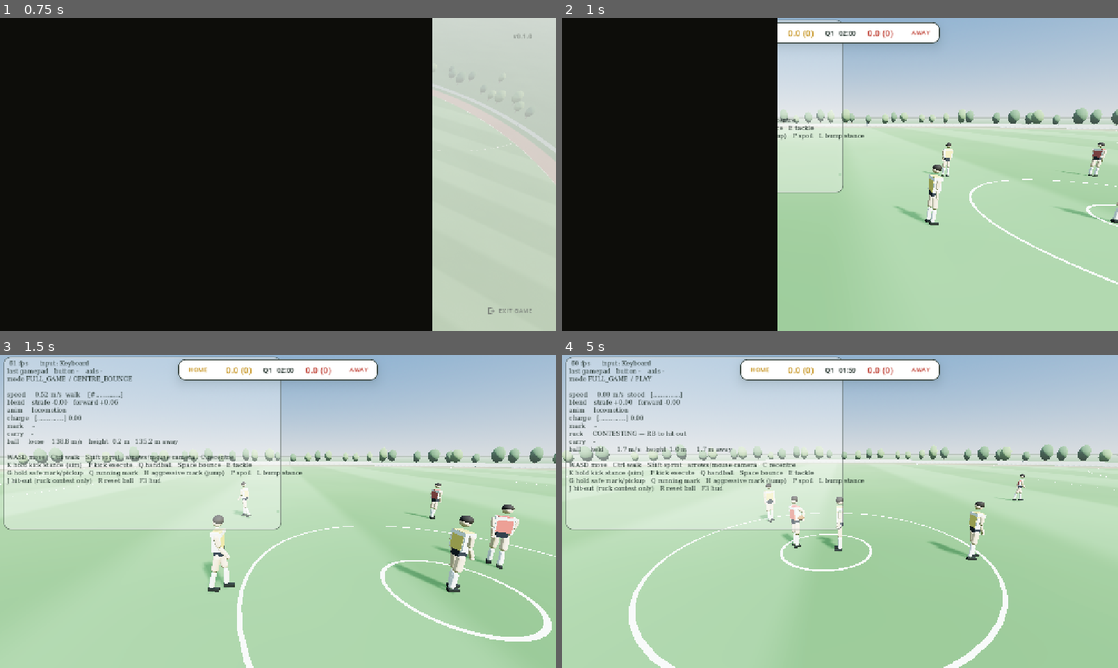
Above: before the commit, frames 1-4 (two rows, left to right).
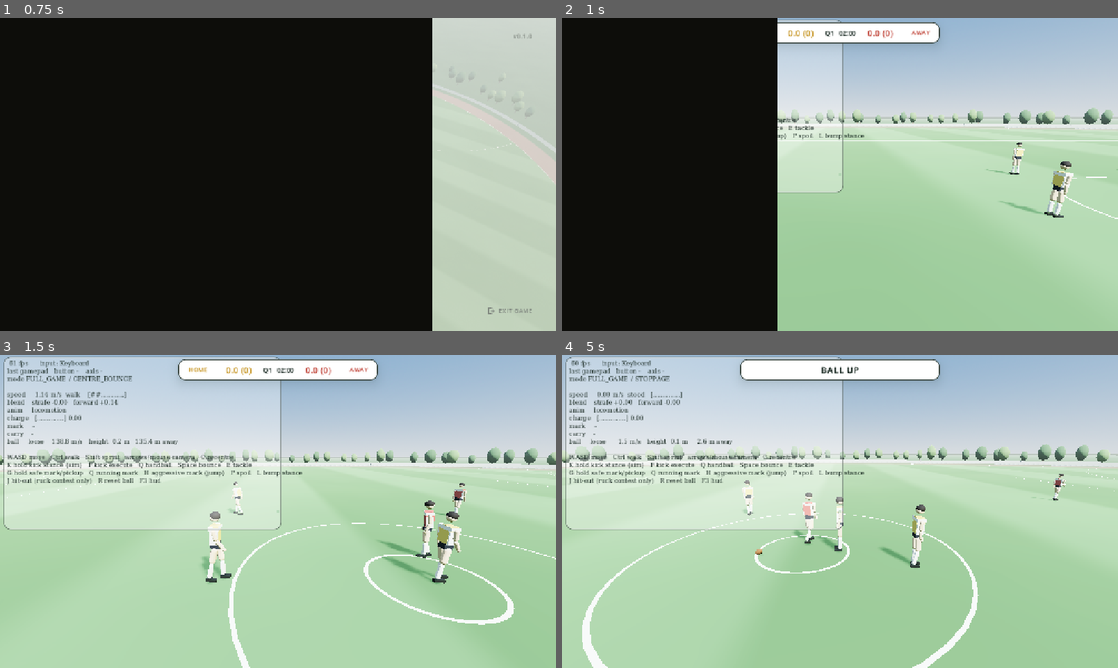
Above: after the commit, the same moments.

Repository: Yaandle/aussie-rules2
Game: Godot game, scene res://scenes/ui/main_menu.tscn
Same seed, same stepped clock (60 frames per second), same inputs: the game is played once before the commit and once after it.
Inputs (mouse positions are in pixels of both pictures, inside the frame that each line leads up to):
- Up to frame 1 (0.75 s): tap Enter (ui_accept) at 0.5 s; move the mouse to (400, 158) at 0.52 s; hold D (move_right) from 0.53 s (still down); tap Space (bounce) at 0.6 s; click (400, 158) at 0.67 s
- Up to frame 2 (1 s): keep holding D (move_right); tap Enter (ui_accept) at 0.77 s; tap Q (handball) at 0.8 s
- Up to frame 3 (1.5 s): release D (move_right) at 1.25 s; drag from (166, 527) to (250, 574) at 1.27 s
- Up to frame 4 (5 s): move the mouse to (895, 442) at 2.02 s; hold D (move_right) 2.03-2.75 s; tap J (hit_out) at 2.1 s; tap F (kick_execute) at 2.3 s; drag from (812, 574) to (673, 464) at 2.77 s; move the mouse to (1006, 558) at 3.52 s; hold A (move_left) 3.53-4.25 s; tap H (mark_aggressive) at 3.6 s; tap Enter (ui_accept) at 3.77 s; tap P (spoil) at 3.8 s; drag from (673, 464) to (756, 433) at 4.27 s

Frame 1 is identical in both runs. In frame 2, 3.4% of the frame differs, in the area x 38-100%, y 28-86%; in frame 3, 7.1%; in frame 4, 7.9%, in the area x 0-100%, y 3-100%.

Commit message:
physics improvements

Diff:
--- a/scripts/autoload/input_manager.gd
+++ b/scripts/autoload/input_manager.gd
@@ -54,6 +54,22 @@
 var _last_joy_axis := -1
 var _last_joy_axis_value := 0.0
 
+## Input buffering (fundamentals-pass brief: a press slightly early or
+## late shouldn't be silently dropped just because the game wasn't in the
+## exact right state that one physics frame — see consume_buffered_press()
+## below). Every action here is polled unconditionally each physics frame
+## regardless of what, if anything, is currently listening, so a press is
+## captured the instant it happens no matter what state the receiving
+## system is in right then. Held-down actions (movement, kick stance,
+## tackle's own standing check, bump stance, Safe mark's hold) don't need
+## this — is_action_pressed() has no single-frame edge to miss — only the
+## edge-triggered ones do.
+const BUFFERED_ACTIONS: Array[StringName] = [
+	&"kick_execute", &"handball", &"bounce", &"tackle",
+	&"mark_running", &"mark_aggressive", &"spoil", &"smother", &"hit_out",
+]
+var _buffer_timers := {}   # StringName -> seconds remaining; absent once expired/consumed
+
 
 func _ready() -> void:
 	process_mode = Node.PROCESS_MODE_ALWAYS
@@ -61,6 +77,7 @@
 
 func _physics_process(delta: float) -> void:
 	_update_flick(delta)
+	_update_input_buffer(delta)
 
 
 func _input(event: InputEvent) -> void:
@@ -211,6 +228,32 @@
 		_flick_armed = false   # one flick per neutral->full sweep; re-arms once the stick returns to neutral
 
 
+func _update_input_buffer(delta: float) -> void:
+	for action in BUFFERED_ACTIONS:
+		if Input.is_action_just_pressed(action):
+			_buffer_timers[action] = Tuning.INPUT_BUFFER_WINDOW
+		elif _buffer_timers.get(action, 0.0) > 0.0:
+			_buffer_timers[action] = _buffer_timers[action] - delta
+
+
+## True if `action` (must be in BUFFERED_ACTIONS) was pressed within the
+## last Tuning.INPUT_BUFFER_WINDOW seconds and hasn't been consumed yet —
+## a drop-in replacement for Input.is_action_just_pressed() wherever a
+## press should survive landing a frame or two before whatever acts on it
+## is actually ready. Consumes (clears) the buffer the instant it returns
+## true, so one press can't re-fire on a later frame still inside the
+## window — callers must only call this at the point they are actually
+## about to act on it, the same discipline every wants_*() in HumanBrain
+## already follows for the plain Input call this replaces.
+func consume_buffered_press(action: StringName) -> bool:
+	if not gameplay_input_enabled:
+		return false
+	if _buffer_timers.get(action, 0.0) > 0.0:
+		_buffer_timers.erase(action)
+		return true
+	return false
+
+
 func rumble(profile: Vector3) -> void:
 	if device != Device.GAMEPAD:
 		return
--- a/scripts/mechanics/human_brain.gd
+++ b/scripts/mechanics/human_brain.gd
@@ -11,6 +11,18 @@
 ## PlayerController already exposed for this — not to a camera this brain
 ## owns, so switching who's human-controlled is just handing a different
 ## controller the same camera reference (see FullGame._switch_human_player).
+##
+## Every edge-triggered want (a tap, not a hold) reads through
+## InputManager.consume_buffered_press() instead of a bare
+## Input.is_action_just_pressed() — fundamentals-pass input buffering (see
+## InputManager.BUFFERED_ACTIONS). Safe here with no further changes
+## needed anywhere else: every call site already only reads one of these
+## once it's past its own blocking guards (action lock, cooldowns,
+## stun) — the guard runs first and returns early otherwise, so a press
+## arriving during a blocked frame is never even read, let alone consumed,
+## and stays pending in the buffer for a later frame to pick up. Held-down
+## wants (kick stance, tackle, Safe mark, bump stance) are untouched —
+## is_action_pressed() has no single-frame edge to lose in the first place.
 
 
 func wish_direction(controller: PlayerController) -> Vector3:
@@ -36,7 +48,7 @@
 
 
 func wants_kick_execute() -> bool:
-	return Input.is_action_just_pressed(&"kick_execute")
+	return InputManager.consume_buffered_press(&"kick_execute")
 
 
 func kick_charge_override() -> float:
@@ -44,11 +56,11 @@
 
 
 func wants_handball() -> bool:
-	return Input.is_action_just_pressed(&"handball")
+	return InputManager.consume_buffered_press(&"handball")
 
 
 func wants_bounce() -> bool:
-	return Input.is_action_just_pressed(&"bounce")
+	return InputManager.consume_buffered_press(&"bounce")
 
 
 func wants_tackle() -> bool:
@@ -60,23 +72,23 @@
 
 
 func wants_mark_running() -> bool:
-	return Input.is_action_just_pressed(&"mark_running")
+	return InputManager.consume_buffered_press(&"mark_running")
 
 
 func wants_mark_aggressive() -> bool:
-	return Input.is_action_just_pressed(&"mark_aggressive")
+	return InputManager.consume_buffered_press(&"mark_aggressive")
 
 
 func wants_spoil() -> bool:
-	return Input.is_action_just_pressed(&"spoil")
+	return InputManager.consume_buffered_press(&"spoil")
 
 
 func wants_smother() -> bool:
-	return Input.is_action_just_pressed(&"smother")
+	return InputManager.consume_buffered_press(&"smother")
 
 
 func wants_hit_out() -> bool:
-	return Input.is_action_just_pressed(&"hit_out")
+	return InputManager.consume_buffered_press(&"hit_out")
 
 
 func wants_bump_stance() -> bool:
--- a/scripts/player/player_controller.gd
+++ b/scripts/player/player_controller.gd
@@ -747,8 +747,19 @@
 	if _lunge_timer > 0.0:
 		_lunge_timer = _tick_down(_lunge_timer, delta)
 		return
-	if not just_pressed or _lunge_cooldown > 0.0 \
-			or is_carrying() or _stun_timer > 0.0 or _action != Tuning.Action.NONE:
+	if _lunge_cooldown > 0.0 or is_carrying() or _stun_timer > 0.0 or _action != Tuning.Action.NONE:
+		return
+
+	# A press landing a frame or two before the guards above actually
+	# cleared shouldn't just vanish (fundamentals-pass input buffering) —
+	# fall back to InputManager's short buffer window before giving up on
+	# this frame. Checked only after every other blocking guard, so a
+	# buffered press is never consumed on a frame it wouldn't actually
+	# fire on. Human only: AI's wants_tackle() is a fresh proximity
+	# decision every physics frame, not a real button press — there's
+	# nothing to buffer for it.
+	if not just_pressed \
+			and not (_brain is HumanBrain and InputManager.consume_buffered_press(&"tackle")):
 		return
 
 	var carrier := _nearest_opposing_carrier()
--- a/scripts/tuning.gd
+++ b/scripts/tuning.gd
@@ -86,23 +86,38 @@
 # roughly 3-4 m/s^2 to top speed; braking is always quicker than getting
 # going. These are deliberately a shade brisker than reality so a
 # controller still feels responsive.
-const ACCELERATION := 9.0              # m/s^2 speeding up
+#
+# Fundamentals-pass retune: ACCELERATION nudged up from 9.0 — the model
+# itself (real momentum, not instant-start/instant-stop) is staying, per
+# design doc §5 and every contest in this file leaning on it, but the brief
+# was "more responsive, forgiving" within that model, not a redesign. A
+# slightly punchier get-going without touching BRAKING (already the
+# quicker of the two, correctly) is the smallest lever toward that.
+const ACCELERATION := 10.5             # m/s^2 speeding up
 const BRAKING := 14.0                  # m/s^2 slowing down
 const AIR_ACCELERATION := 2.0          # m/s^2 while airborne (very little authority)
 
 # Turn rate falls off with speed — this is the single biggest contributor
 # to "weight". At a standstill you pivot on the spot; at a full sprint you
 # describe an arc. Turn radius = speed / turn_rate, so SPRINT here gives
-# 8.4 / 2.79 rad/s ~= 3.0m — tight enough to stay playable, wide enough
-# that a sprint commits you.
+# 8.4 / 3.32 rad/s ~= 2.5m (was ~3.0m at the old 160 deg/s) — a touch
+# tighter/quicker to recover from without losing the commitment a sprint
+# is supposed to carry.
 const TURN_RATE_STANDING := 900.0      # deg/s at zero speed
-const TURN_RATE_SPRINT := 160.0        # deg/s at SPRINT_SPEED
+const TURN_RATE_SPRINT := 190.0        # deg/s at SPRINT_SPEED
 
 # How much a change of direction costs you in speed. Running back against
-# your own momentum drives target speed to REVERSE_SPEED_SCALE, so you
+# your own momentum drives target speed toward REVERSE_SPEED_SCALE, so you
 # brake, and braking raises your turn rate, so you plant and swing round.
 # Two coupled rules, one emergent plant-and-pivot — no special case.
-const REVERSE_SPEED_SCALE := 0.0       # target speed multiplier at 180 deg off heading
+#
+# Fundamentals-pass retune: was 0.0 — a dead-stop on any reversal, which is
+# the single biggest thing that read as "unresponsive" rather than "has
+# weight". Raised off zero so a hard reversal still costs real speed (this
+# is still meant to hurt enough that backpedal/plant-and-pivot stay the
+# genuinely better techniques for reading the play, not a free direction
+# change) without fully arresting momentum first.
+const REVERSE_SPEED_SCALE := 0.18      # target speed multiplier at 180 deg off heading
 
 # Below this speed there is no momentum worth fighting, so the heading
 # snaps straight to intent and you simply turn on the spot.
@@ -327,10 +342,18 @@
 const CAM_PITCH_SPEED := 110.0         # deg/s
 const CAM_MOUSE_SENSITIVITY := 0.14    # deg per pixel of mouse motion
 
-const CAM_FOLLOW_RATE := 9.0           # exponential smoothing rate for the focus point
+# Fundamentals-pass retune: FOLLOW_RATE down from 9.0 (was ~86% converged
+# in a third of a second — tight enough that a fast direction change reads
+# as the rig snapping rather than following) and LOOKAHEAD pulled in from
+# 0.45s/3.5m — at full sprint the old value pushed the focus point nearly
+# 3.5m ahead of the player, which on a plant-and-pivot flips almost
+# instantly and was very likely a real chunk of the reported jarring,
+# independent of the ball entirely. Both are still real, both just settle
+# slower now.
+const CAM_FOLLOW_RATE := 6.0           # exponential smoothing rate for the focus point
 const CAM_ROTATE_RATE := 12.0          # ditto for yaw/pitch
-const CAM_LOOKAHEAD_TIME := 0.45       # s of the target's velocity to lead by
-const CAM_LOOKAHEAD_MAX := 3.5         # m cap on that lead
+const CAM_LOOKAHEAD_TIME := 0.30       # s of the target's velocity to lead by
+const CAM_LOOKAHEAD_MAX := 2.5         # m cap on that lead
 
 const CAM_FOV_BASE := 68.0
 const CAM_FOV_SPRINT_GAIN := 10.0      # deg added at SPRINT_SPEED — speed you can feel
@@ -353,9 +376,16 @@
 # was exactly as slow as the initial commit toward it; raised so letting
 # go is snappier without also making the initial pull twitchy (still
 # smoothed, just over a shorter window).
-const CAM_BALL_FOCUS_MAX := 0.35       # max weight the ball takes of the focus point
+#
+# Fundamentals-pass retune: cut again, same direction as that first pass —
+# MAX 0.35 -> 0.25 (the ball can pull noticeably less of the focus now),
+# RATE 4.5 -> 3.0 (slower to commit toward it in the first place). Still a
+# real, smoothed blend, never a snap; just looser than before, per "follows
+# the player and the ball with some blend/lag" rather than tracking the
+# ball tightly.
+const CAM_BALL_FOCUS_MAX := 0.25       # max weight the ball takes of the focus point
 const CAM_BALL_FOCUS_MIN_HEIGHT := 1.6 # m, ball must be above this to pull focus
-const CAM_BALL_FOCUS_RATE := 4.5
+const CAM_BALL_FOCUS_RATE := 3.0
 const CAM_MAX_FRAMING_DISTANCE := 45.0 # m, beyond which the ball stops pulling harder
 
 # Two-shot conversation framing for the training-coach dialogue (see the
@@ -408,6 +438,15 @@
 const LOOK_DEADZONE := 0.12
 const LOOK_CURVE := 2.0
 
+# Input buffering (fundamentals-pass brief: a press slightly early or late
+# shouldn't be silently dropped just because the game wasn't in the exact
+# right state on that one physics frame). See InputManager.
+# consume_buffered_press() — a press is remembered for this long after the
+# real Input edge, consumed (cleared) the instant whatever was blocking it
+# actually acts on it. Short enough that a buffered press still reads as
+# "that responded fast", not as input queuing up.
+const INPUT_BUFFER_WINDOW := 0.12      # s
+
 const RUMBLE_KICK := Vector3(0.35, 0.55, 0.18)     # (weak, strong, duration)
 const RUMBLE_GATHER := Vector3(0.12, 0.0, 0.08)
 
@@ -449,7 +488,16 @@
 # lunger having sprinted past/short, no separate whiff penalty invented on
 # top of that.
 const TACKLE_LUNGE_RANGE := 2.4        # m — beyond TACKLE_RADIUS, short enough to require real proximity first
-const TACKLE_LUNGE_SPEED := 7.5        # m/s, faster than SPRINT_SPEED — the point of committing
+# Fundamentals-pass fix: this was 7.5 — *slower* than SPRINT_SPEED (8.4)
+# despite its own comment saying otherwise. SPRINT_SPEED was evidently
+# raised at some point after this was tuned and this never got revisited.
+# The one tool the player has for closing a gap on an AI carrier (who
+# always runs at full sprint gait the instant it has the ball — see
+# AIBrain._think_carrying) was quietly worse than not lunging at all, which
+# is a large part of why the AI could feel un-catchable. Now a genuine
+# ~25% burst over sprint, same short DURATION/COOLDOWN keeping it a real
+# commitment rather than a new top speed.
+const TACKLE_LUNGE_SPEED := 10.5       # m/s, faster than SPRINT_SPEED — the point of committing
 const TACKLE_LUNGE_DURATION := 0.35    # s the dash overrides normal locomotion
 const TACKLE_LUNGE_COOLDOWN := 1.1     # s between attempts — a real commitment, not spammable
 const TACKLE_LUNGE_MIN_DOT := 0.5      # facing . to-carrier must clear this — no lunging sideways/backward
@@ -630,12 +678,21 @@
 # RUNNING/AGGRESSIVE share one profile — their existing REACH_SCALE spread
 # (0.8 vs 1.4) already carries the difficulty difference between them, so
 # timing itself doesn't need to.
+# Fundamentals-pass retune: RUNNING/AGGRESSIVE were 0.12/0.24 — tight
+# enough that a well-positioned player mistiming a press by what's a very
+# ordinary margin under real reaction pressure (more so while still
+# learning the mechanic) would drop a catch that needed no timing skill at
+# all before this feature existed. That's very likely a real chunk of
+# "catching feels unreliable even when positioned right" — the reach math
+# itself isn't at fault, the window it's being graded against was too
+# small. Widened, still meaningfully tighter than SAFE's 0.35/0.65 so the
+# tier spread survives.
 const MARK_SAFE_IDEAL_WINDOW := 0.35   # s
 const MARK_SAFE_OK_WINDOW := 0.65      # s
-const MARK_RUNNING_IDEAL_WINDOW := 0.12   # s
-const MARK_RUNNING_OK_WINDOW := 0.24      # s
-const MARK_AGGRESSIVE_IDEAL_WINDOW := 0.12   # s
-const MARK_AGGRESSIVE_OK_WINDOW := 0.24      # s
+const MARK_RUNNING_IDEAL_WINDOW := 0.20   # s
+const MARK_RUNNING_OK_WINDOW := 0.38      # s
+const MARK_AGGRESSIVE_IDEAL_WINDOW := 0.20   # s
+const MARK_AGGRESSIVE_OK_WINDOW := 0.38      # s
 
 ## Reach multiplier for a contested (in-OK, outside-IDEAL) attempt — applied
 ## to the tier's own REACH_SCALE before MARK_ASSIST_RADIUS_BONUS, same
@@ -645,7 +702,13 @@
 ## contest today, not a softened one — MARK_ASSIST_RADIUS_BONUS's flat
 ## +0.35m is the only forgiveness a bad-timed attempt keeps, same as it
 ## already applies uniformly to every tier regardless of timing.
-const MARK_TIMING_OK_REACH_MULT := 0.55
+##
+## Fundamentals-pass retune: OK_REACH_MULT 0.55 -> 0.65 — a contested catch
+## should still feel meaningfully live, not barely-there. MISS_REACH_SCALE
+## stays at 0.0 on purpose: the wider windows above are the actual fix for
+## "unreliable", not softening what a genuine drop means once you're
+## outside them — that would blur the exact distinction the user asked for.
+const MARK_TIMING_OK_REACH_MULT := 0.65
 const MARK_TIMING_MISS_REACH_SCALE := 0.0
 
 ## Below this closing speed, mark_timing_offset() stops dividing distance by
